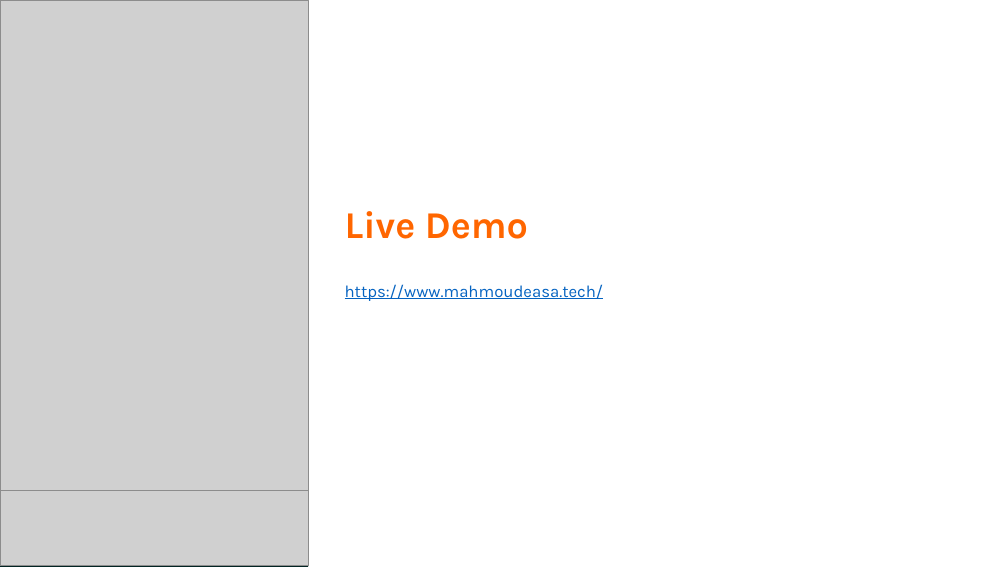
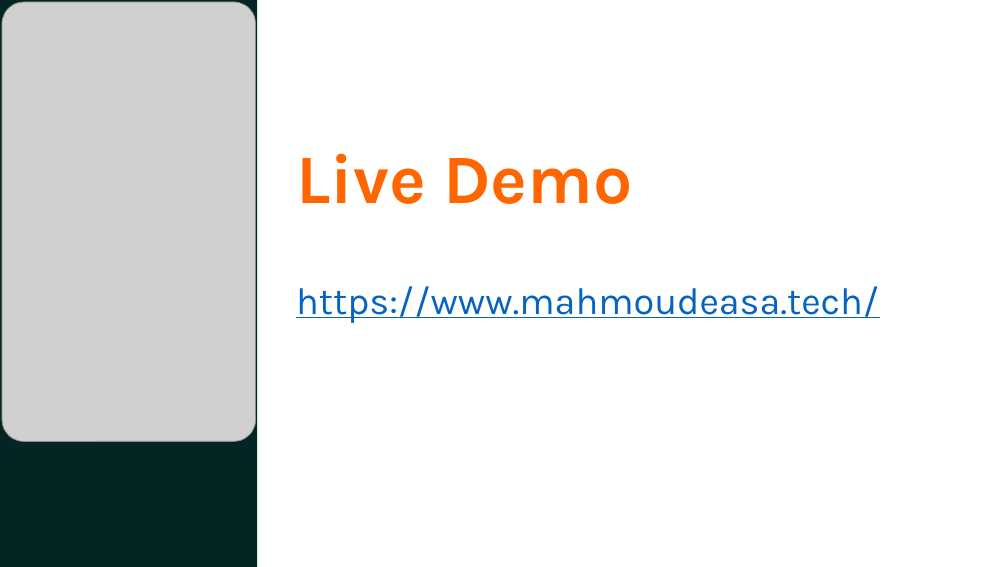
Before and after one commit to MahmoudEasa/Portfolio_E_Commerce, a slide deck: slide 9 of E-commerce_Presentation.pptx (slide 6 before the commit). Drawn at 1008x567 pixels with LibreOffice and Linux fonts; fonts in the diff are those of the drawing; grey boxes stand for pictures. Boxes give left, top, right and bottom in pixels: in the first picture for what was removed or moved away, otherwise in the second. Text is boxed around its words. In the diff, an @@ line names an element or a change of style, - is before the commit and + after.

```diff
--- a/E-commerce_Presentation.pptx
+++ b/E-commerce_Presentation.pptx
@@ rectangle: place and size @@
-rectangle at (0,0,309,567)
+rectangle at (0,0,257,567)
@@ picture: place and size @@
-picture at (0,0,309,491)
+picture at (2,2,256,442)
@@ text "Live Demo": place and size @@
-text "Live Demo" at (345,211,528,239)
+text "Live Demo" at (296,153,632,204)
@@ text "Live Demo" at (296,153,632,204): size 36 to 66 pt @@
@@ text "https://www.mahmoudeasa.tech/": place and size @@
-text "https://www.mahmoudeasa.tech/" at (345,284,604,301)
+text "https://www.mahmoudeasa.tech/" at (296,286,879,323)
@@ text "https://www.mahmoudeasa.tech/" at (296,286,879,323): size 16 to 36 pt @@
@@ picture removed at (0,491,309,566) @@
```
Also in this commit, not shown: 7 other slides changed, 1 slide added, 2 slides removed.
